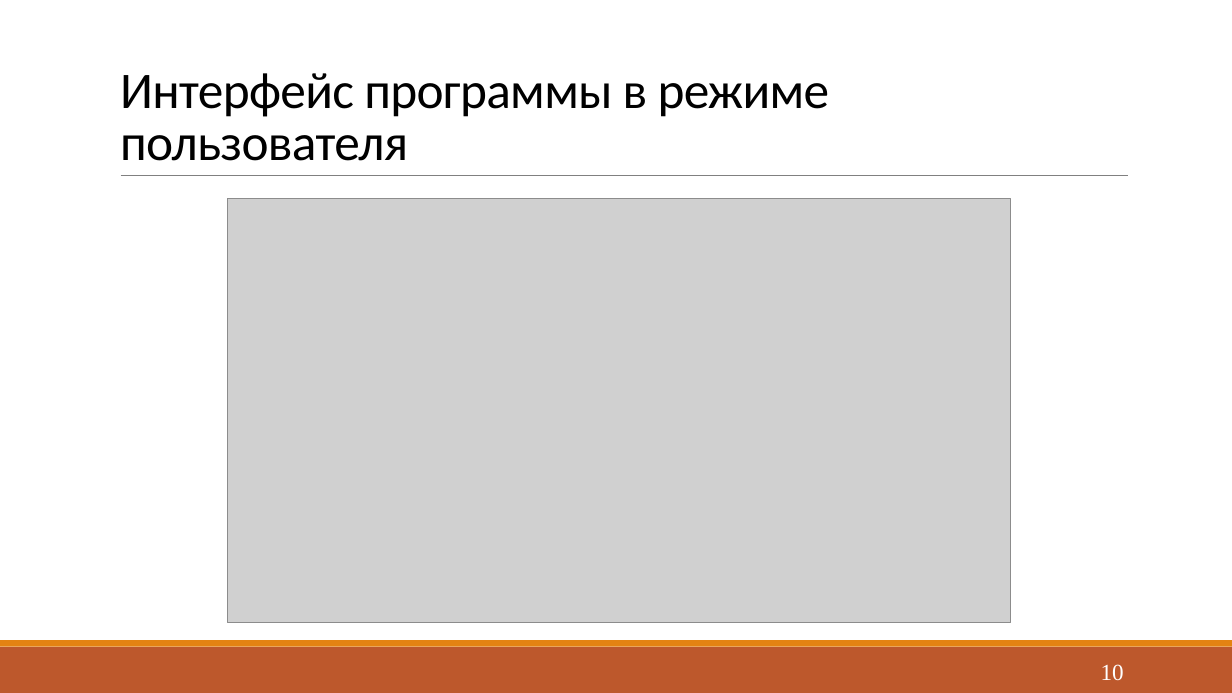
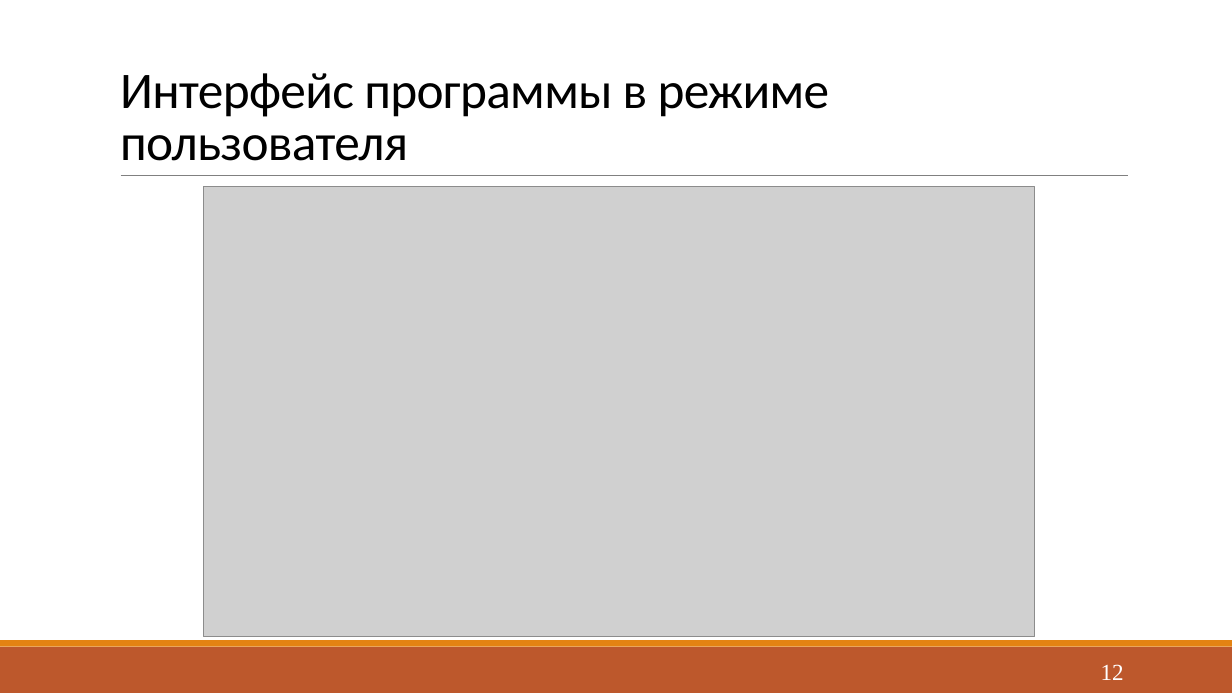
Before and after one commit to Yokud/DBCourseWork, a slide deck: slide 12 of docs/Presentation.pptx (slide 10 before the commit). Drawn at 1232x693 pixels with LibreOffice and Linux fonts; fonts in the diff are those of the drawing; grey boxes stand for pictures. Boxes give left, top, right and bottom in pixels: in the first picture for what was removed or moved away, otherwise in the second. Text is boxed around its words. In the diff, an @@ line names an element or a change of style, - is before the commit and + after.

```diff
--- a/docs/Presentation.pptx
+++ b/docs/Presentation.pptx
@@ picture: place and size @@
-picture at (227,199,1011,623)
+picture at (203,187,1035,637)
@@ page number at (1101,664,1124,680): text changed @@
-10
+12
```
Also in this commit, not shown: 6 other slides changed, 2 slides added, 12 other files.
